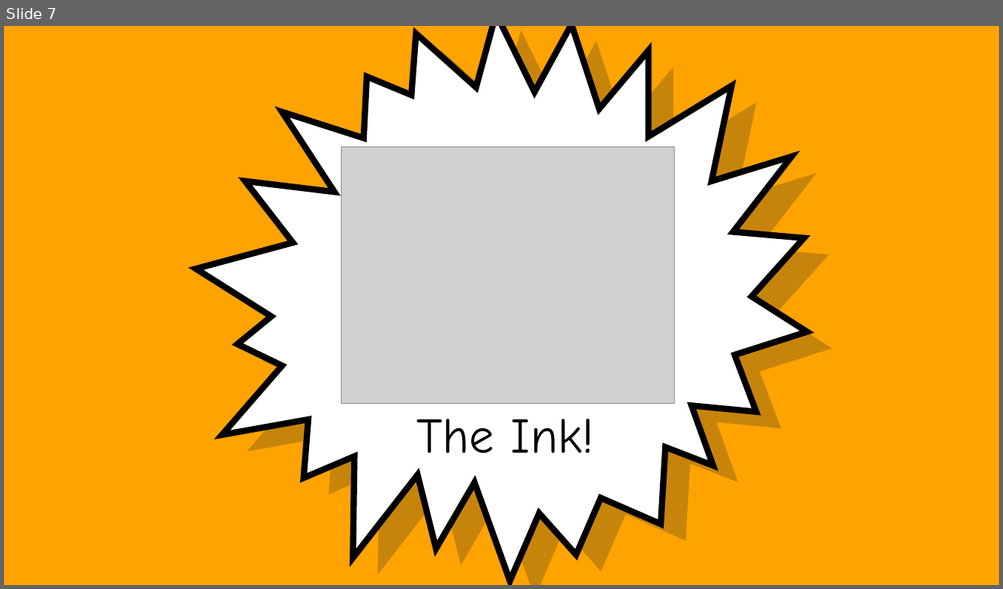
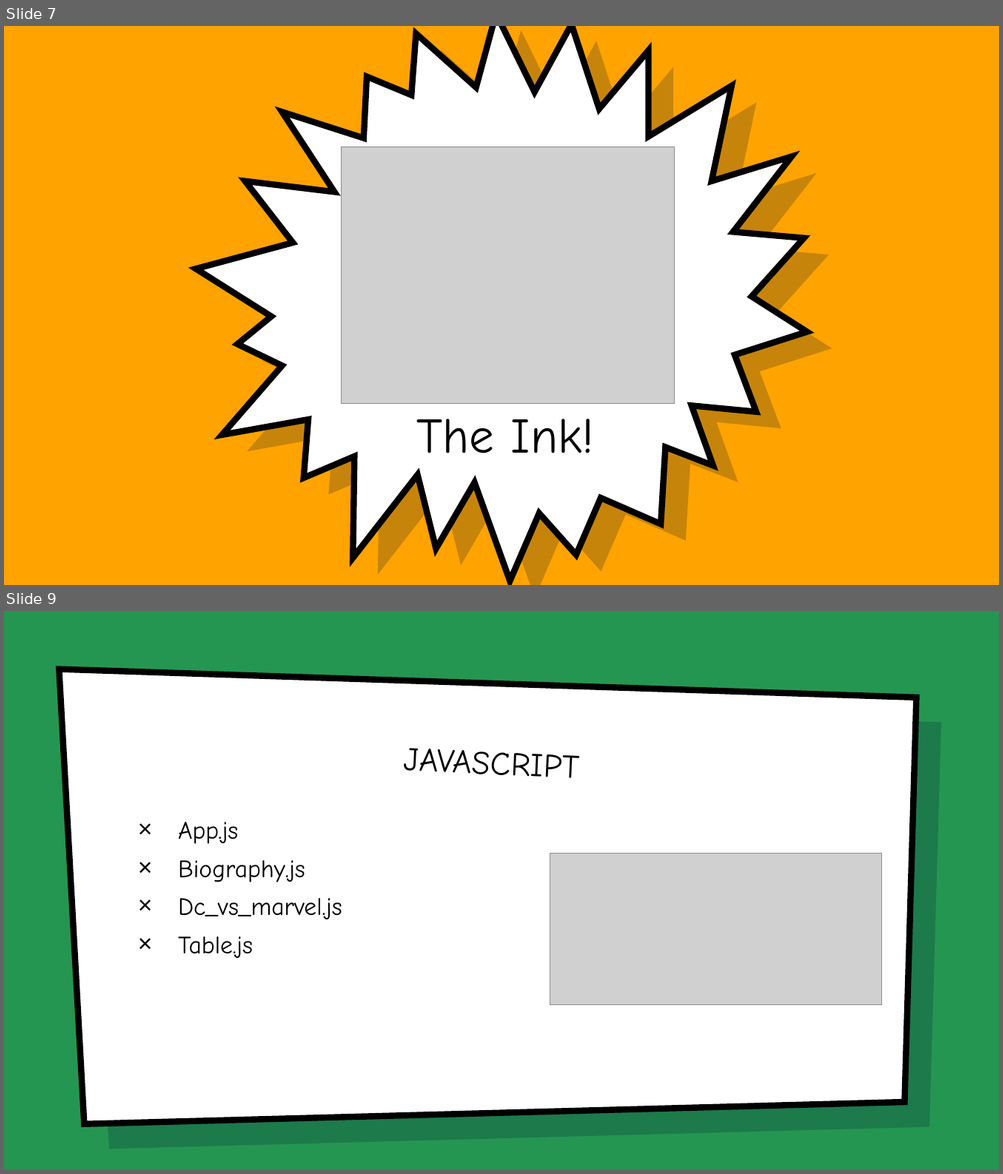
Before and after one commit to drewrya/superhero, a slide deck: The Superhero Super Database!.pptx. Shown one above the other, each under a label of ours: slide 7 before the commit, slides 7 and 9 after it; the slides between them are not shown. The pictures are 1003x589 and 1003x1174 pixels, drawn with LibreOffice and Linux fonts; fonts in the diff are those of the drawing; grey boxes stand for pictures; background and template pictures are left out. Boxes give left, top, right and bottom in pixels: in the first picture for what was removed or moved away, otherwise in the second. Text is boxed around its words. In the diff, an @@ line names an element or a change of style, - is before the commit and + after.

```diff
--- a/The Superhero Super Database!.pptx
+++ b/The Superhero Super Database!.pptx
@@ slide 9 added at [4, 611, 999, 1170], background picture (left out) @@
@@ freeform shape added at [60, 669, 916, 1125], fill #FFFFFF, outline #000000 6 pt @@
@@ freeform shape added at [84, 694, 941, 1149], fill #001936 at 22% opacity @@
@@ title added at [404, 748, 579, 778], 32 pt, text #000000 @@
+JAVASCRIPT
@@ text added at [178, 822, 342, 958], 24 pt, text #000000 @@
+× App.js
+× Biography.js
+× Dc_vs_marvel.js
+× Table.js
@@ picture added at [549, 854, 882, 1005] @@
```
Also in this commit, not shown: 3 other slides added, 4 slides removed.
